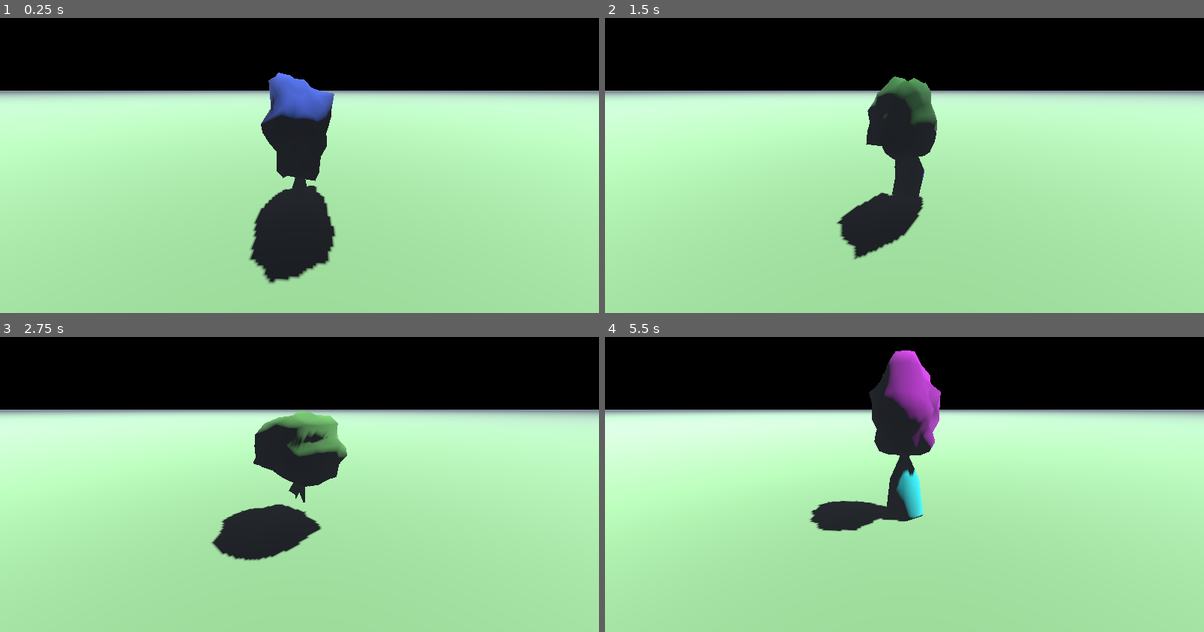
Above: before the commit, frames 1-4 (two rows, left to right).
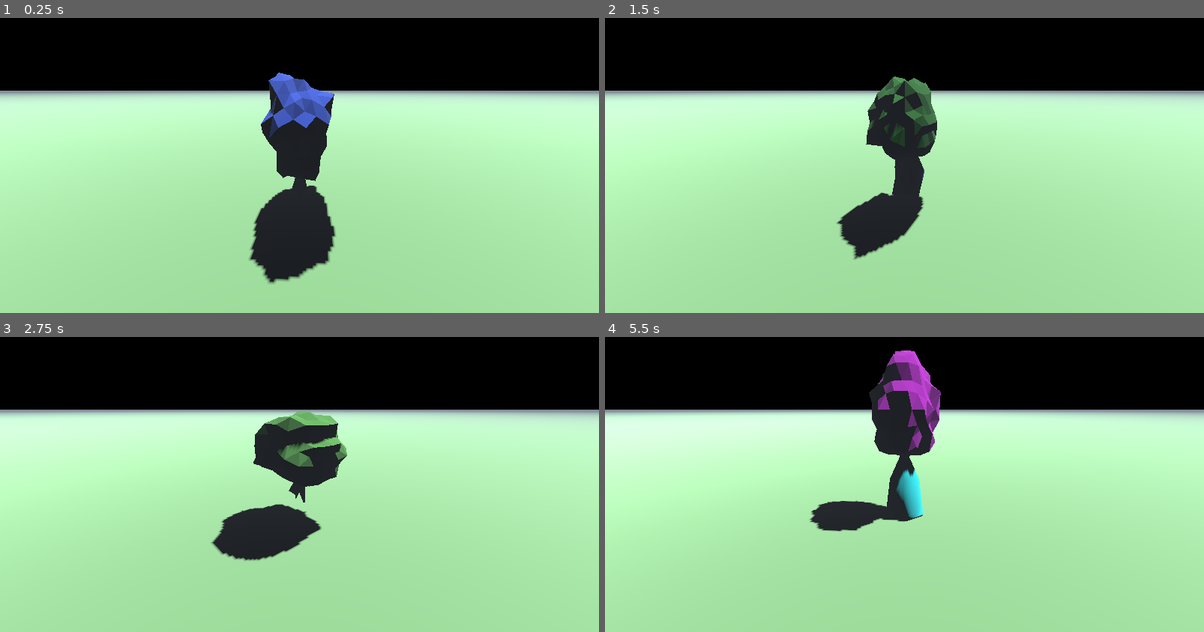
Above: after the commit, the same moments.

Repository: codatproduction/Procedural-Low-Poly-Trees
Game: Godot game, scene res://src/Sandbox.tscn
The game is run twice, just before and just after one commit, with the same random seed, the same clock (stepped at 60 frames per second) and the same inputs.
Inputs:
- Up to frame 1 (0.25 s): no input
- Up to frame 2 (1.5 s): no input
- Up to frame 3 (2.75 s): no input
- Up to frame 4 (5.5 s): no input

The runs differ from the first frame. In frame 1, 0.9% of the frame differs, in the area x 43-56%, y 18-41%; in frame 2, 0.6%; in frame 3, 1.0%; in frame 4, 1.4%, in the area x 45-57%, y 4-39%.

Commit message:
Fix smoothing triangles.

Diff:
--- a/src/Branch.gd
+++ b/src/Branch.gd
@@ -44,6 +44,7 @@
 	# Build the mesh from the MeshDataTool with the SurfaceTool
 	data_tool.commit_to_surface(array_mesh)
 	surface_tool.begin(Mesh.PRIMITIVE_TRIANGLES)
+	surface_tool.set_smooth_group(-1)
 	surface_tool.create_from(array_mesh, 0)
 	surface_tool.generate_normals()
 
--- a/src/Leave.gd
+++ b/src/Leave.gd
@@ -89,6 +89,7 @@
 	noise.frequency = 1.0 / randi_range(4, 32)
 	surface_tool = SurfaceTool.new()
 	surface_tool.begin(Mesh.PRIMITIVE_TRIANGLES)
+	surface_tool.set_smooth_group(-1)
 	for i in polygons.size():
 		var poly = polygons[i]
 
